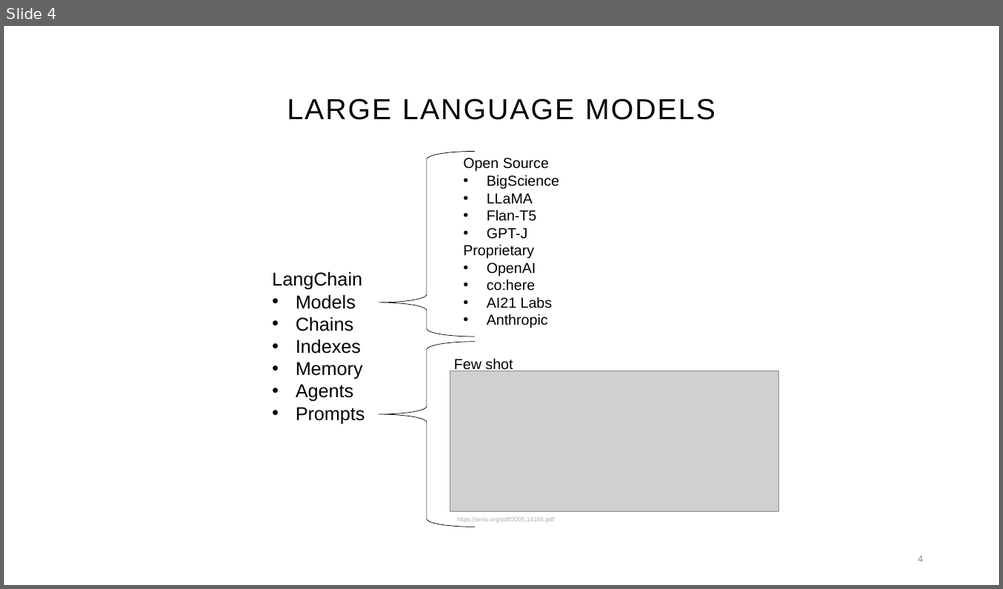
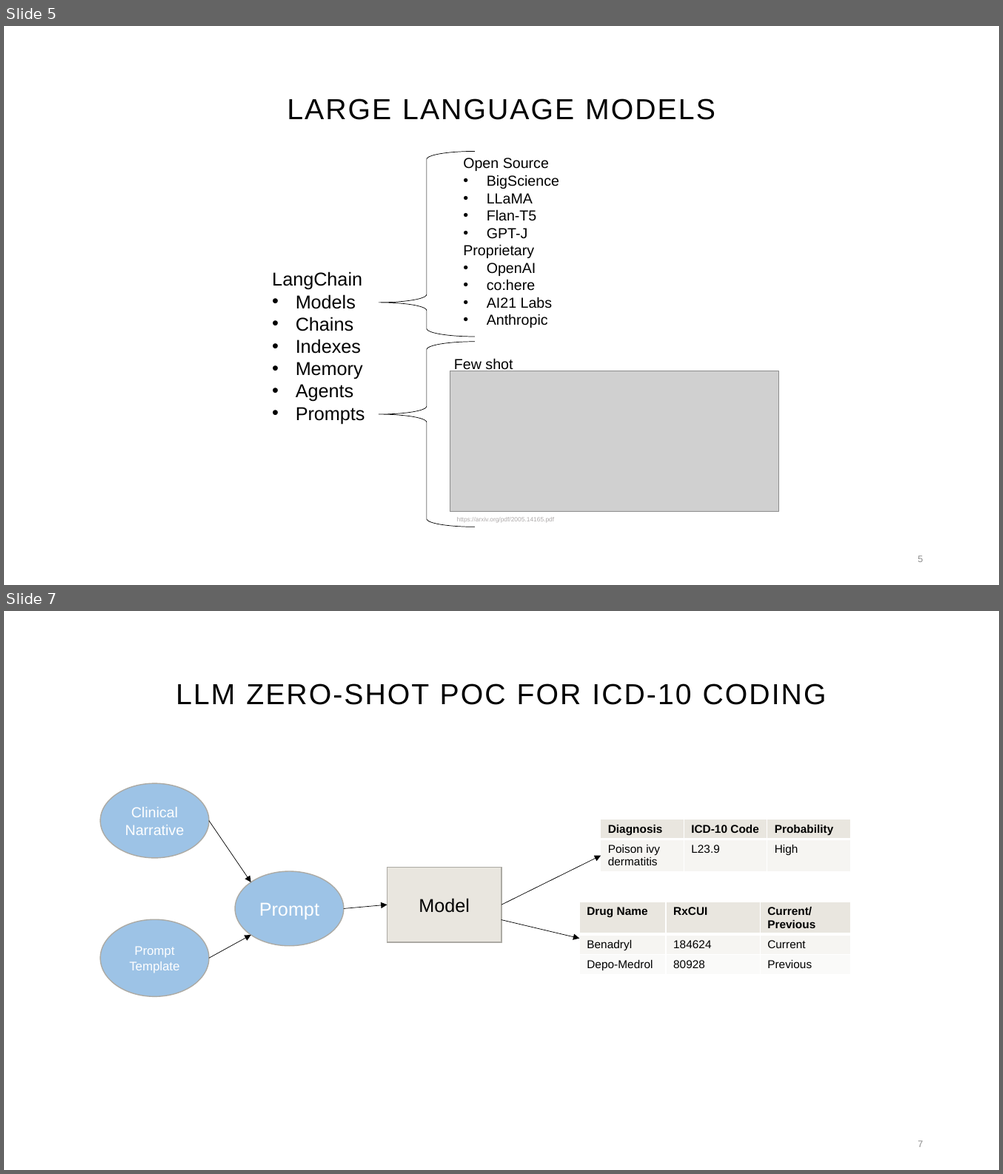
Before and after one commit to KoltonHauck/Cotiviti-technology-solutions-analyst-prompt-5-2023, a slide deck: Cotiviti Internship POC.pptx. Shown one above the other, each under a label of ours: slide 4 before the commit, slides 5 and 7 after it; the slides between them are not shown. The pictures are 1003x589 and 1003x1174 pixels, drawn with LibreOffice and Linux fonts; fonts in the diff are those of the drawing; grey boxes stand for pictures. Boxes give left, top, right and bottom in pixels: in the first picture for what was removed or moved away, otherwise in the second. Text is boxed around its words. In the diff, an @@ line names an element or a change of style, - is before the commit and + after.

```diff
--- a/Cotiviti Internship POC.pptx
+++ b/Cotiviti Internship POC.pptx
@@ slide 7 added at box(4, 611, 999, 1170), background #FFFFFF @@
@@ title added at box(176, 684, 826, 705), 28 pt, text #000000 @@
+LLM ZERO-SHOT POC FOR ICD-10 CODING
@@ ellipse added at box(100, 783, 209, 858), fill #9DC3E6, outline #ACAAA5 1 pt, 14 pt, text #FFFFFF @@
+Clinical Narrative
@@ arrow added from (209, 820) to (251, 883), #000000 0.5 pt @@
@@ table added at box(600, 819, 851, 875), 2 rows, 3 columns @@
+Diagnosis | ICD-10 Code | Probability
+Poison ivy dermatitis | L23.9 | High
@@ ellipse added at box(236, 871, 344, 946), fill #9DC3E6, outline #ACAAA5 1 pt, 18 pt, text #FFFFFF @@
+Prompt
@@ rectangle added at box(387, 868, 501, 943), fill #E9E6DF, outline #ACAAA5 1 pt, 18 pt, text #000000 @@
+Model
@@ arrow added from (502, 905) to (601, 856), #000000 0.5 pt @@
@@ ellipse added at box(100, 920, 209, 997), fill #9DC3E6, outline #ACAAA5 1 pt, 12 pt, text #FFFFFF @@
+Prompt
+Template
@@ arrow added from (344, 908) to (387, 905), #000000 0.5 pt @@
@@ arrow added from (501, 920) to (579, 939), #000000 0.5 pt @@
@@ table added at box(579, 902, 850, 979), 3 rows, 3 columns @@
+Drug Name | RxCUI | Current/Previous
+Benadryl | 184624 | Current
+Depo-Medrol | 80928 | Previous
@@ arrow added from (209, 959) to (251, 936), #000000 0.5 pt @@
@@ page number added at box(917, 1141, 922, 1147), 9 pt, text #8C8C8C @@
+7
@@ what was slide 4 is now slide 5 @@
@@ page number at box(917, 556, 922, 562): text changed @@
-4
+5
```
Also in this commit, not shown: 2 slides changed, 1 other slide added, 2 other files.
